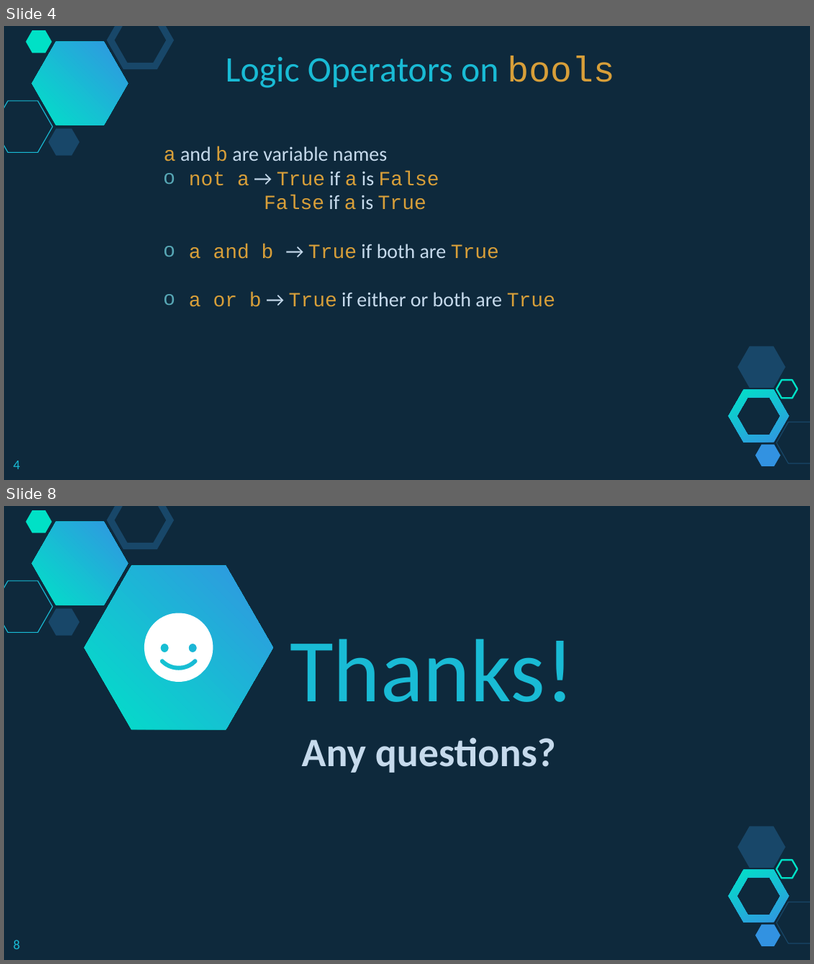
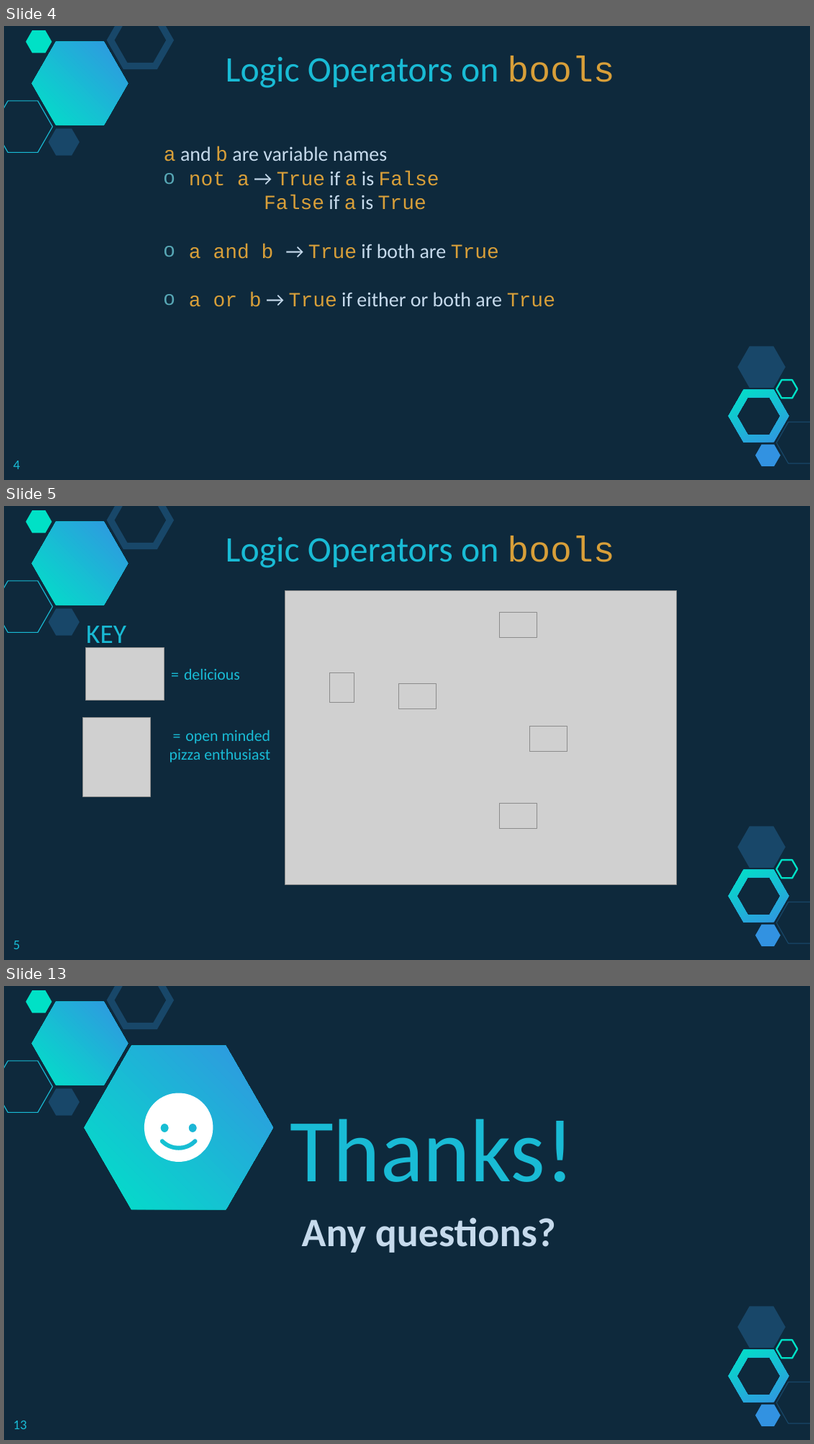
Before and after one commit to branhoff/python_class_101, a slide deck: lecture_slides/5_Python Lesson - Operators and Branching.pptx. Shown one above the other, each under a label of ours: slides 4 and 8 before the commit, slides 4, 5 and 13 after it; the slides between them are not shown. The pictures are 814x964 and 814x1444 pixels, drawn with LibreOffice and Linux fonts; fonts in the diff are those of the drawing; grey boxes stand for pictures. Boxes give left, top, right and bottom in pixels: in the first picture for what was removed or moved away, otherwise in the second. Text is boxed around its words. In the diff, an @@ line names an element or a change of style, - is before the commit and + after.

```diff
--- a/lecture_slides/5_Python Lesson - Operators and Branching.pptx
+++ b/lecture_slides/5_Python Lesson - Operators and Branching.pptx
@@ slide 5 added at [4,506,810,960], background #0E293C; not listed: 10 template elements that a slide beside it also shows @@
@@ text added at [226,536,615,568], 32 pt, text #19BBD5 @@
+Logic Operators on bools
@@ picture added at [286,591,676,885] @@
@@ picture added at [500,613,538,638] @@
@@ text added at [86,626,126,650], 24 pt, text #19BBD5 @@
+KEY
@@ picture added at [86,648,165,700] @@
@@ text added at [184,669,240,680], 14 pt, text #19BBD5 @@
+= delicious
@@ picture added at [329,673,355,702] @@
@@ picture added at [399,683,437,708] @@
@@ picture added at [83,717,151,796] @@
@@ text added at [170,730,271,762], 14 pt, text #19BBD5 @@
+= open minded pizza enthusiast
@@ picture added at [530,726,568,751] @@
@@ picture added at [500,803,538,828] @@
@@ page number added at [13,940,20,949], 12 pt, text #19BBD5 @@
+5
@@ what was slide 8 is now slide 13 @@
@@ page number at [13,1420,27,1429]: text changed @@
-8
+13
```
Also in this commit, not shown: 4 slides changed, 4 other slides added, 2 other files.
